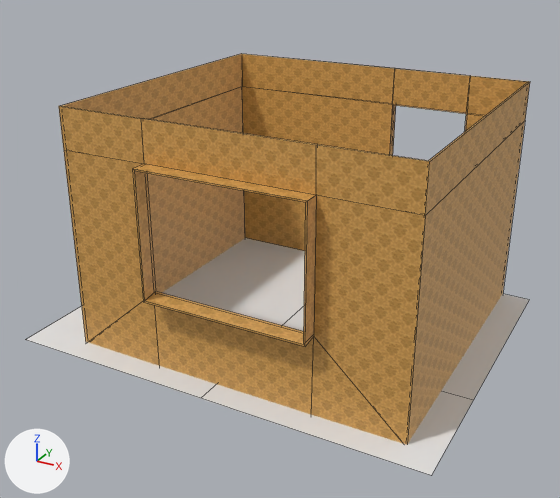
Two versions of the FBX model Assets/_Project/Art/Models/Apartment/Rooms/Room_Kitchen.fbx, one commit apart.
Both versions are drawn from a 50 mm lens placed at (11.52, -8.14, 11.33), pointed at (6.31, 1.34, 6.59). Lighting does not change. The marker at lower left points along +X, +Y and +Z. The first picture is the older version. Mesh edges are drawn as thin lines. Where no turn or scale is listed for an object, it has been applied to the vertices.

The scene before the commit, as lines of its bpy script (objects in view):
```python
me_plane = bpy.data.meshes.new('Plane')
me_plane.from_pydata([(3.99, -8.71, 0.0), (0.74, -8.72, 0.0), (3.99, -12.07, 0.0), (0.74, -12.07, 0.0), (-2.51, -8.73, 0.0), (-2.51, -12.07, 0.0), (3.99, -13.81, 0.0), (0.74, -13.81, 0.0), (-2.51, -13.81, 0.0)], [], [(0, 1, 3, 2), (1, 4, 5, 3), (3, 5, 8, 7), (2, 3, 7, 6)])
me_plane.materials.append(mat_floor1)  # white #e7e7e7
me_scene_097 = bpy.data.meshes.new('Scene.097')
me_scene_097.from_pydata(...)  # 68 vertices, 72 faces; spans x -0.05..5.13, y -13.63..-8.49, z -2.1..1.58
me_scene_097.materials.append(mat_wallpaper1)  # picture img_wallpaper256_jpg
ob_plane = bpy.data.objects.new('Plane', me_plane)
ob_plane.location = (5.58, 12.89, 5.25)
ob_walls_003 = bpy.data.objects.new('Walls.003', me_scene_097)
ob_walls_003.location = (3.98, 12.83, 7.32)
```
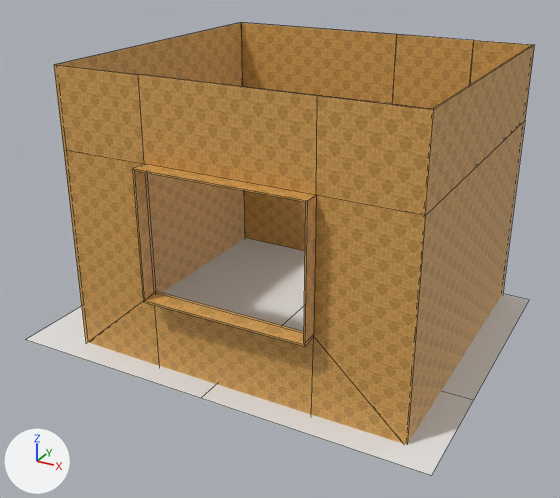
Location of each change, (x1, y1, x2, y2) in pixels of the pictures (560 x 498 px; the box of a moved part takes in the faces that stretch with it):
'Walls.003', reshaped (8% taller)
    before: (59, 54, 530, 445)
    after: (54, 23, 535, 445)
part 1 of me_scene_097, moved or reshaped
    before: (59, 54, 530, 216)
    after: (54, 23, 535, 216)

The change, as a list of edits to the scene's bpy script:
```text
Change me_scene_097:
    used by ob_walls_003; location = (3.98, 12.83, 7.32)
    remove me_scene_097.from_pydata(...)  # 68 vertices, 72 faces; spans x -0.05..5.13, y -13.63..-8.49, z -2.1..1.58
    add me_scene_097.from_pydata(...)  # 68 vertices, 72 faces; spans x -0.05..5.13, y -13.63..-8.49, z -2.1..2.13
    me_scene_097 part 1: all 16 vertices in x -0.05..5.13, y -13.36..-8.64, z 1.58 are moved by (0.0, 0.0, 0.55)
```
